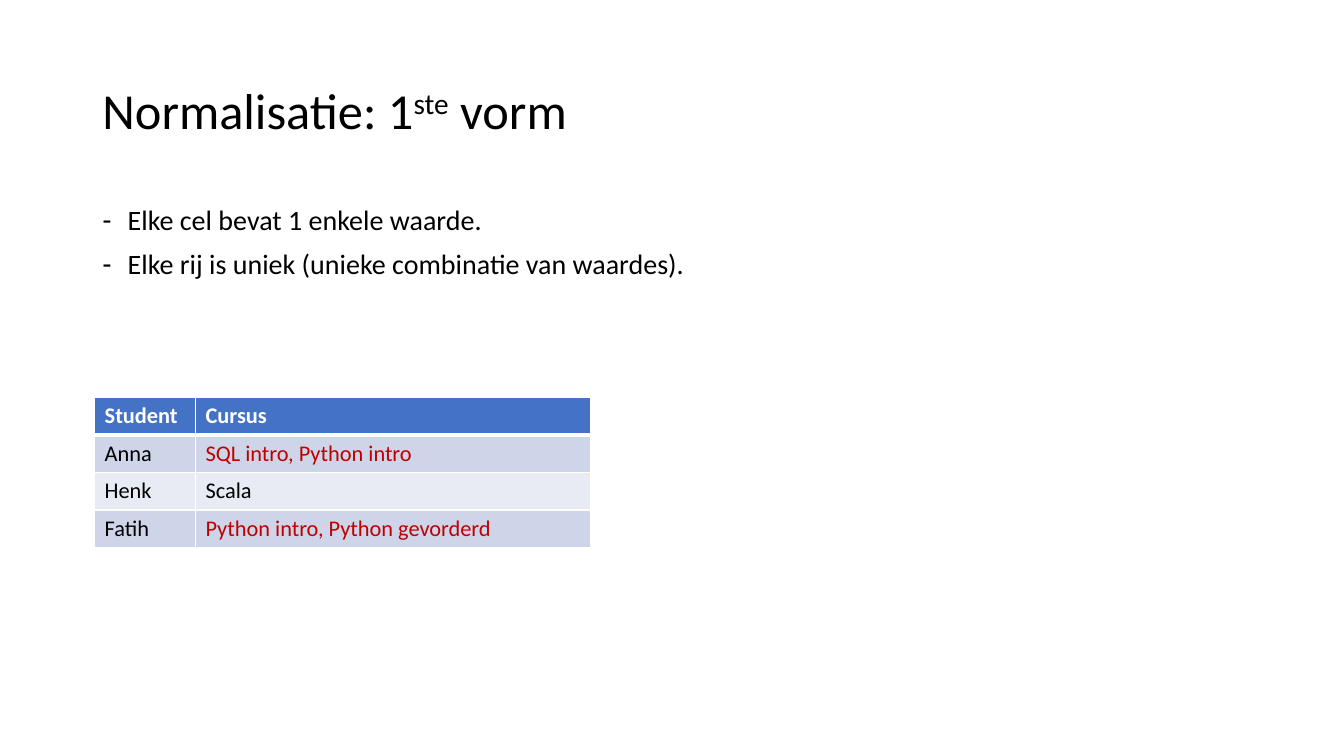
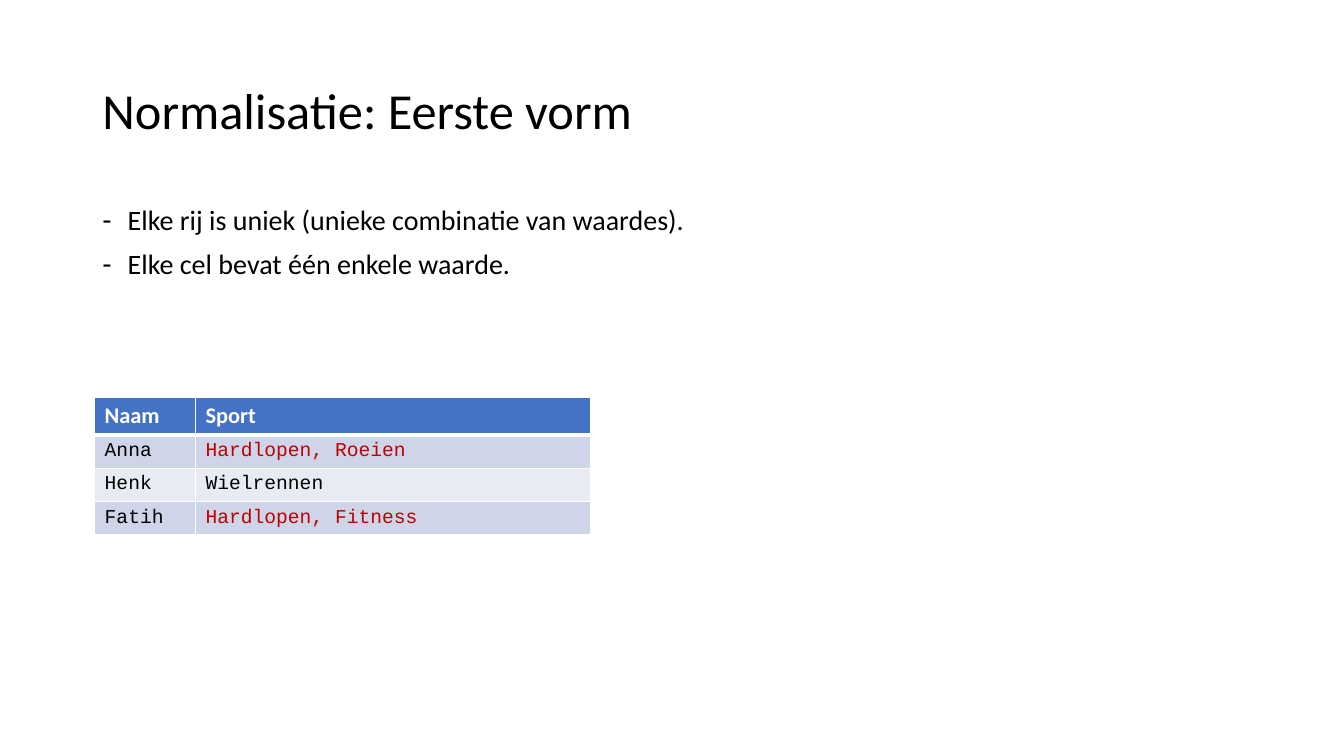
Before and after one commit to LFKoning/knowledge-sharing, a slide deck: slide 11 of sql_course/2_database_design/2_database_design.pptx (slide 8 before the commit). Drawn at 1344x756 pixels with LibreOffice and Linux fonts; fonts in the diff are those of the drawing. Boxes give left, top, right and bottom in pixels: in the first picture for what was removed or moved away, otherwise in the second. Text is boxed around its words. In the diff, an @@ line names an element or a change of style, - is before the commit and + after.

```diff
--- a/sql_course/2_database_design/2_database_design.pptx
+++ b/sql_course/2_database_design/2_database_design.pptx
@@ title at box(102, 94, 632, 130): text changed @@
-Normalisatie: 1ste vorm
+Normalisatie: Eerste vorm
@@ text at box(128, 210, 482, 231): paragraph removed @@
-– Elke cel bevat 1 enkele waarde.
@@ text at box(128, 254, 510, 275): paragraph added @@
+– Elke cel bevat één enkele waarde.
@@ table at box(95, 397, 591, 535) @@
-row 1, column 1: Student
+row 1, column 1: Naam
-row 1, column 2: Cursus
+row 1, column 2: Sport
-row 2, column 2: SQL intro, Python intro
+row 2, column 2: Hardlopen, Roeien
-row 3, column 2: Scala
+row 3, column 2: Wielrennen
-row 4, column 2: Python intro, Python gevorderd
+row 4, column 2: Hardlopen, Fitness
@@ size 16 to 14 pt, font Calibri to Courier New in "Anna", "Henk", "Fatih" @@
```
Also in this commit, not shown: 28 other slides changed, 17 slides added, 10 slides removed, 8 other files.
